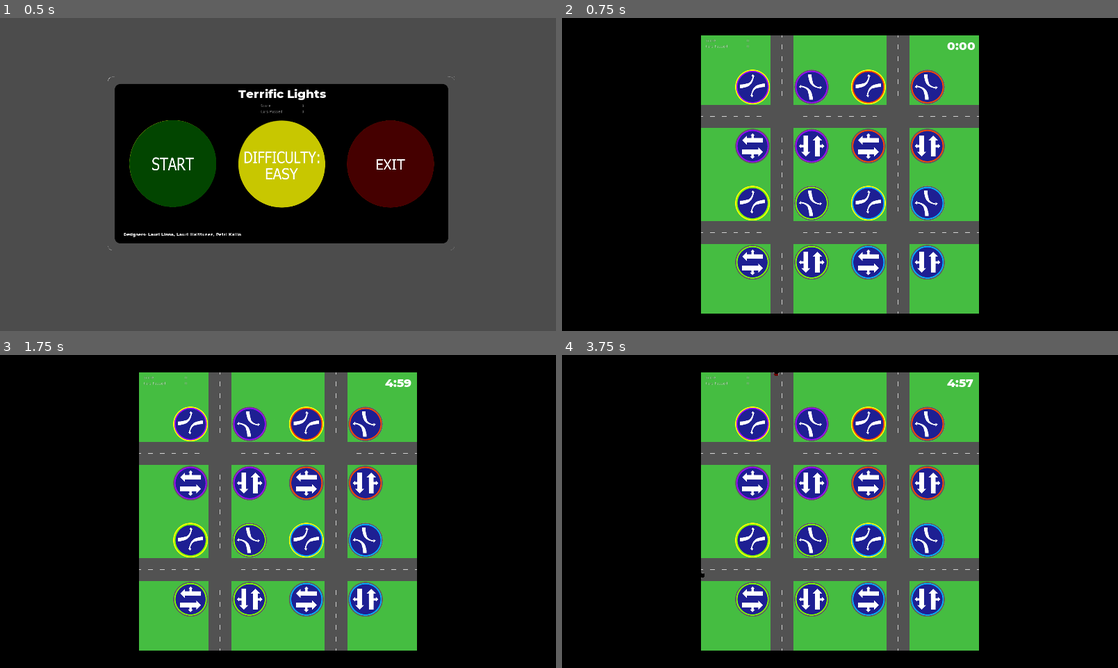
Above: before the commit, frames 1-4 (two rows, left to right).
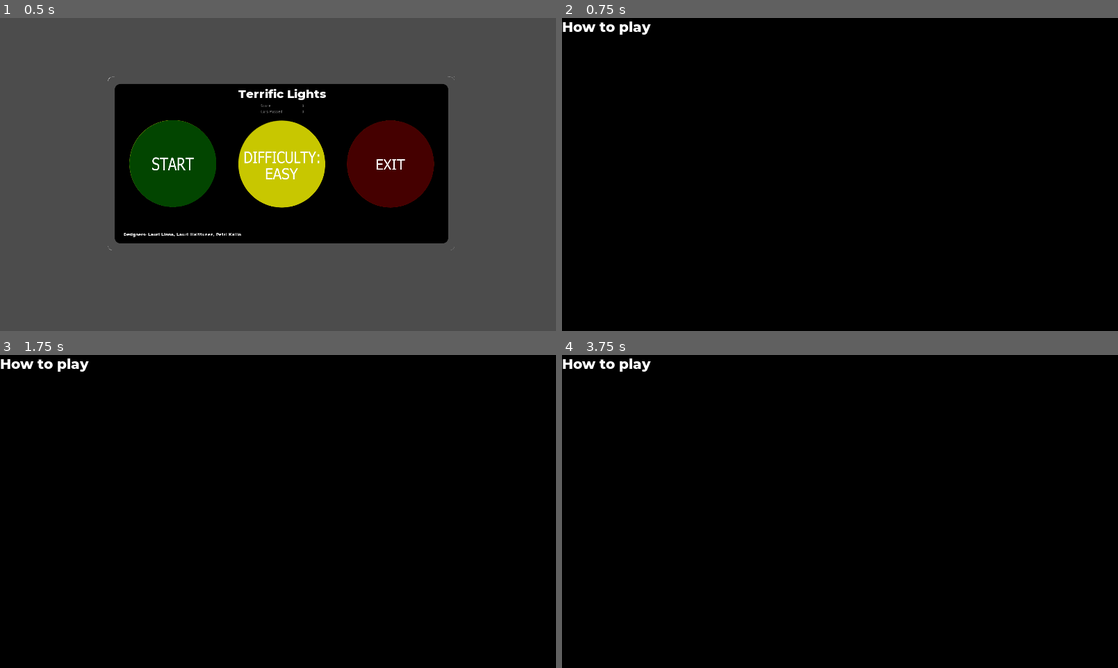
Above: after the commit, the same moments.

Repository: nicohi/terrific-lights-multiplayer
Game: Godot game, scene res://MainMenu/MainMenu.tscn
The game is run twice, just before and just after one commit, with the same random seed, the same clock (stepped at 60 frames per second) and the same inputs.
Inputs (mouse positions are in pixels of both pictures, inside the frame that each line leads up to):
- Up to frame 1 (0.5 s): no input
- Up to frame 2 (0.75 s): click (734, 165) at 0.52 s
- Up to frame 3 (1.75 s): tap Enter at 1.25 s; move the mouse to (400, 495) at 1.27 s; click (400, 495) at 1.42 s
- Up to frame 4 (3.75 s): tap Space at 2 s; move the mouse to (728, 527) at 2.02 s; click (728, 527) at 2.17 s; move the mouse to (895, 442) at 2.77 s; click (895, 442) at 2.92 s; tap Enter at 3.5 s; move the mouse to (812, 574) at 3.52 s; click (812, 574) at 3.67 s

Frame 1 is identical in both runs. In frame 2, 45% of the frame differs, in the area x 0-75%, y 1-95%; in frame 3, 45%; in frame 4, 45%.

Commit message:
Instructions element.

Diff:
--- a/Map/Map.tscn
+++ b/Map/Map.tscn
@@ -1,6 +1,7 @@
-[gd_scene load_steps=41 format=2]
+[gd_scene load_steps=43 format=2]
 
 [ext_resource path="res://Lights/Light_option_31.jpg" type="Texture" id=1]
+[ext_resource path="res://MainMenu/Montserrat-ExtraBold.ttf" type="DynamicFontData" id=2]
 [ext_resource path="res://Lights/Light_option_41_Light.jpg" type="Texture" id=3]
 [ext_resource path="res://Lights/Light_option_21.jpg" type="Texture" id=4]
 [ext_resource path="res://Lights/Light_option_11_Light.jpg" type="Texture" id=5]
@@ -41,6 +42,10 @@
 [ext_resource path="res://Sounds/1_CarExit.wav" type="AudioStream" id=40]
 [ext_resource path="res://MainMenu/Title.tres" type="DynamicFont" id=41]
 
+[sub_resource type="DynamicFont" id=1]
+size = 50
+font_data = ExtResource( 2 )
+
 [node name="Map" type="Node2D"]
 script = ExtResource( 6 )
 
@@ -50,6 +55,7 @@
 texture = ExtResource( 7 )
 
 [node name="Road" type="Node2D" parent="."]
+visible = false
 script = ExtResource( 37 )
 
 [node name="UpperLeft" parent="Road" instance=ExtResource( 36 )]
@@ -358,6 +364,26 @@
 __meta__ = {
 "_edit_lock_": true
 }
+
+[node name="Instructions" type="Polygon2D" parent="."]
+color = Color( 0, 0, 0, 1 )
+polygon = PoolVector2Array( -8.24306, -55, 1944.76, -52, 1946.76, 1105, -15.2431, 1107, -15.2431, 1107 )
+
+[node name="VBoxContainer" type="VBoxContainer" parent="Instructions"]
+anchor_top = 0.5
+anchor_right = 1.0
+anchor_bottom = 0.5
+__meta__ = {
+"_edit_use_anchors_": false
+}
+
+[node name="Heading" type="Label" parent="Instructions/VBoxContainer"]
+anchor_right = 0.068
+margin_left = 960.0
+margin_right = 1279.0
+margin_bottom = 62.0
+custom_fonts/font = SubResource( 1 )
+text = "How to play"
 [connection signal="pressed" from="PausePopup/VBoxContainer/ResumeButton" to="." method="_on_ResumeButton_pressed"]
 [connection signal="pressed" from="PausePopup/VBoxContainer/RestartButton" to="." method="_on_ResumeButton_pressed"]
 [connection signal="pressed" from="PausePopup/VBoxContainer/RestartButton" to="." method="_on_RestartButton_pressed"]
